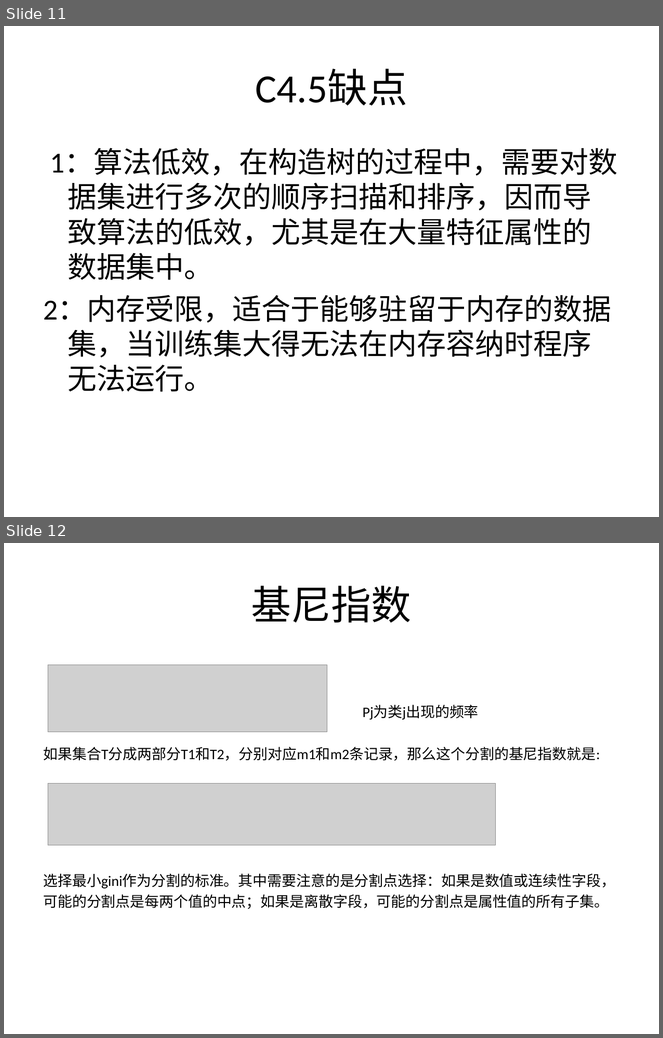
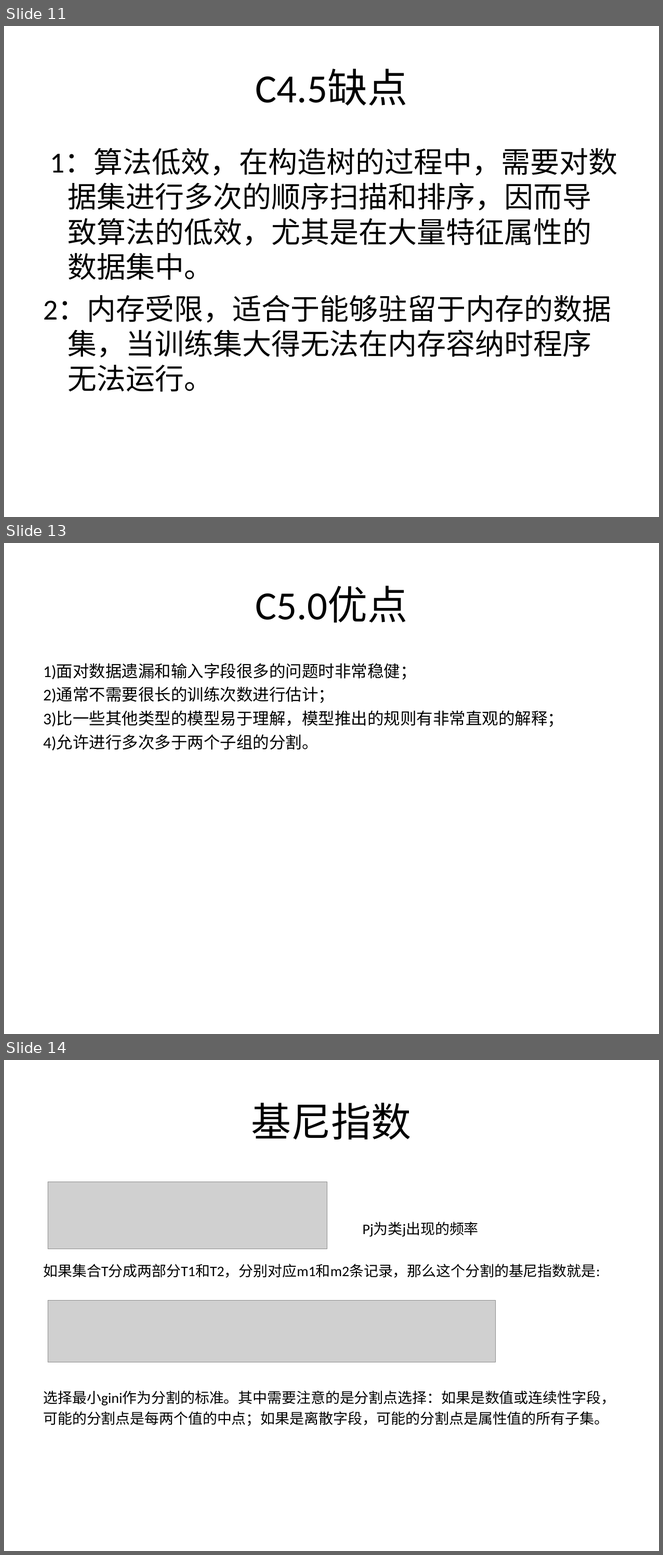
Before and after one commit to fighting-one-piece/shell-scripts, a slide deck: data_mining/src/main/resources/doc/decisiontree.ppt. Shown one above the other, each under a label of ours: slides 11 and 12 before the commit, slides 11, 13 and 14 after it; the slides between them are not shown. The pictures are 663x1038 and 663x1555 pixels, drawn with LibreOffice and Linux fonts; fonts in the diff are those of the drawing; grey boxes stand for pictures. Boxes give left, top, right and bottom in pixels: in the first picture for what was removed or moved away, otherwise in the second. Text is boxed around its words. In the diff, an @@ line names an element or a change of style, - is before the commit and + after.

```diff
--- a/data_mining/src/main/resources/doc/decisiontree.ppt
+++ b/data_mining/src/main/resources/doc/decisiontree.ppt
@@ slide 13 added at (4, 543, 659, 1034), background #FFFFFF @@
@@ title added at (256, 586, 408, 623), 44 pt, text #000000 @@
+C5.0优点
@@ text added at (43, 663, 564, 750), 18 pt, text #000000 @@
+1)面对数据遗漏和输入字段很多的问题时非常稳健；
+2)通常不需要很长的训练次数进行估计；
+3)比一些其他类型的模型易于理解，模型推出的规则有非常直观的解释；
+4)允许进行多次多于两个子组的分割。
@@ what was slide 12 is now slide 14 @@
```
Also in this commit, not shown: 1 slide changed, 2 other slides added, 9 other files.
